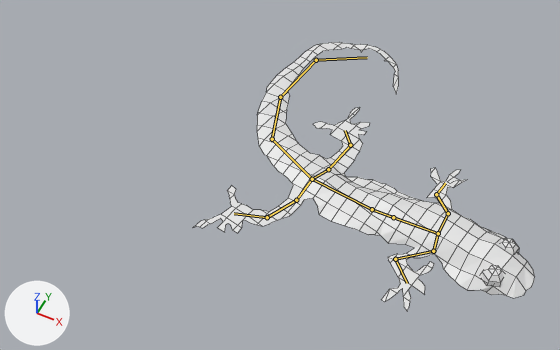
The Blender file gekkocrescsendo/player/assets/gecko.blend, before and after one commit.
Both versions are drawn from a camera (50 mm lens) standing at (6.0, -20.9, 26.2) and looking at (-3.7, -1.5, 1.9). Arrows for +X, +Y and +Z are at lower left; the lights stay in place. The bones that bend it are drawn over the model as lines. Mesh edges are drawn as thin lines.
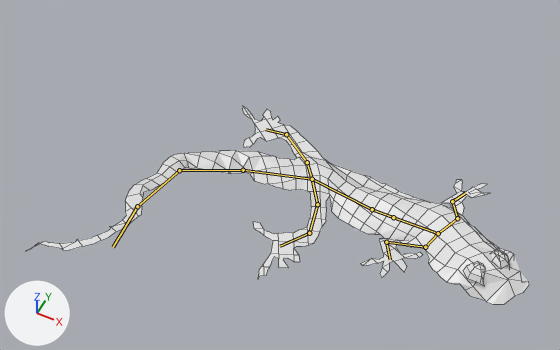
The newer file adds an action. The first version stands in its rest pose; the second is drawn at frame 10 of the action 'Armature.006'.

Pixel boxes (x1, y1, x2, y2) of what changed, in the pictures (560 x 350 px):
'Grid', posed (47% wider, 26% shorter)
    before: (193, 42, 535, 311)
    after: (26, 106, 529, 304)
bone 'Bone.002', root to tip
    before: (438, 233) to (448, 213)
    after: (438, 233) to (457, 218)
bone 'Bone.003', root to tip
    before: (448, 213) to (436, 194)
    after: (457, 218) to (452, 201)
bone 'Bone.004', root to tip
    before: (438, 233) to (433, 251)
    after: (438, 233) to (425, 247)
bone 'Bone.005', root to tip
    before: (433, 251) to (395, 259)
    after: (425, 247) to (386, 242)
bone 'Bone.009', root to tip
    before: (312, 179) to (328, 169)
    after: (312, 179) to (307, 162)
bone 'Bone.012', root to tip
    before: (312, 179) to (296, 200)
    after: (312, 179) to (317, 204)
bone 'Bone.015', root to tip
    before: (312, 179) to (272, 139)
    after: (312, 179) to (243, 170)
bone 'Bone.016', root to tip
    before: (272, 139) to (280, 97)
    after: (243, 170) to (179, 170)
bone 'Bone.017', root to tip
    before: (280, 97) to (316, 60)
    after: (179, 170) to (137, 206)
bone 'Bone.018', root to tip
    before: (316, 60) to (367, 57)
    after: (137, 206) to (113, 247)

Diff of the bpy script that builds the scene:
```diff
--- a/gekkocrescsendo/player/assets/gecko.blend.py
+++ b/gekkocrescsendo/player/assets/gecko.blend.py
@@ bone_bone_002 @@
 bone_bone_002 = bpy.data.objects['Armature'].pose.bones['Bone.002']  # child of 'Bone.001'
-bone_bone_002.rotation_quaternion = (1.0, 0.0, 0.0, 0.0)  # degrees (0, 0, 0)
+bone_bone_002.rotation_quaternion = (0.982, 0.185, -0.032, -0.015)  # degrees (21, -3, -2)
@@ bone_bone_003 @@
 bone_bone_003 = bpy.data.objects['Armature'].pose.bones['Bone.003']  # child of 'Bone.002'
-bone_bone_003.rotation_quaternion = (1.0, 0.0, 0.0, 0.0)  # degrees (0, 0, 0)
+bone_bone_003.rotation_quaternion = (0.998, -0.037, -0.033, -0.05)  # degrees (-4, -4, -6)
@@ bone_bone_004 @@
 bone_bone_004 = bpy.data.objects['Armature'].pose.bones['Bone.004']  # child of 'Bone.001'
-bone_bone_004.rotation_quaternion = (1.0, 0.0, 0.0, 0.0)  # degrees (0, 0, 0)
+bone_bone_004.rotation_quaternion = (0.982, 0.185, 0.03, 0.019)  # degrees (21, 3, 3)
@@ bone_bone_005 @@
 bone_bone_005 = bpy.data.objects['Armature'].pose.bones['Bone.005']  # child of 'Bone.004'
-bone_bone_005.rotation_quaternion = (1.0, 0.0, 0.0, 0.0)  # degrees (0, 0, 0)
+bone_bone_005.rotation_quaternion = (0.982, -0.042, 0.134, 0.077)  # degrees (-4, 16, 8)
@@ bone_bone_009 @@
 bone_bone_009 = bpy.data.objects['Armature'].pose.bones['Bone.009']  # child of 'Bone.008'
-bone_bone_009.rotation_quaternion = (1.0, 0.0, 0.0, 0.0)  # degrees (0, 0, 0)
+bone_bone_009.rotation_quaternion = (0.841, -0.538, 0.059, 0.008)  # degrees (-65, 6, -3)
@@ bone_bone_012 @@
 bone_bone_012 = bpy.data.objects['Armature'].pose.bones['Bone.012']  # child of 'Bone.008'
-bone_bone_012.rotation_quaternion = (1.0, 0.0, 0.0, 0.0)  # degrees (0, 0, 0)
+bone_bone_012.rotation_quaternion = (0.942, -0.33, -0.057, -0.017)  # degrees (-39, -7, 0)
@@ bone_bone_015 @@
 bone_bone_015 = bpy.data.objects['Armature'].pose.bones['Bone.015']  # child of 'Bone.008'
-bone_bone_015.rotation_quaternion = (1.0, 0.0, 0.0, 0.0)  # degrees (0, 0, 0)
+bone_bone_015.rotation_quaternion = (0.898, -0.433, 0.007, 0.077)  # degrees (-51, 5, 8)
@@ bone_bone_016 @@
 bone_bone_016 = bpy.data.objects['Armature'].pose.bones['Bone.016']  # child of 'Bone.015'
-bone_bone_016.rotation_quaternion = (1.0, 0.0, 0.0, 0.0)  # degrees (0, 0, 0)
+bone_bone_016.rotation_quaternion = (0.849, -0.52, 0.073, 0.06)  # degrees (-63, 11, 2)
@@ bone_bone_017 @@
 bone_bone_017 = bpy.data.objects['Armature'].pose.bones['Bone.017']  # child of 'Bone.016'
-bone_bone_017.rotation_quaternion = (1.0, 0.0, 0.0, 0.0)  # degrees (0, 0, 0)
+bone_bone_017.rotation_quaternion = (0.813, -0.574, 0.1, 0.027)  # degrees (-71, 11, -4)
@@ bone_bone_018 @@
 bone_bone_018 = bpy.data.objects['Armature'].pose.bones['Bone.018']  # child of 'Bone.017'
-bone_bone_018.rotation_quaternion = (1.0, 0.0, 0.0, 0.0)  # degrees (0, 0, 0)
+bone_bone_018.rotation_quaternion = (0.833, -0.544, 0.076, -0.061)  # degrees (-67, 4, -11)
```
